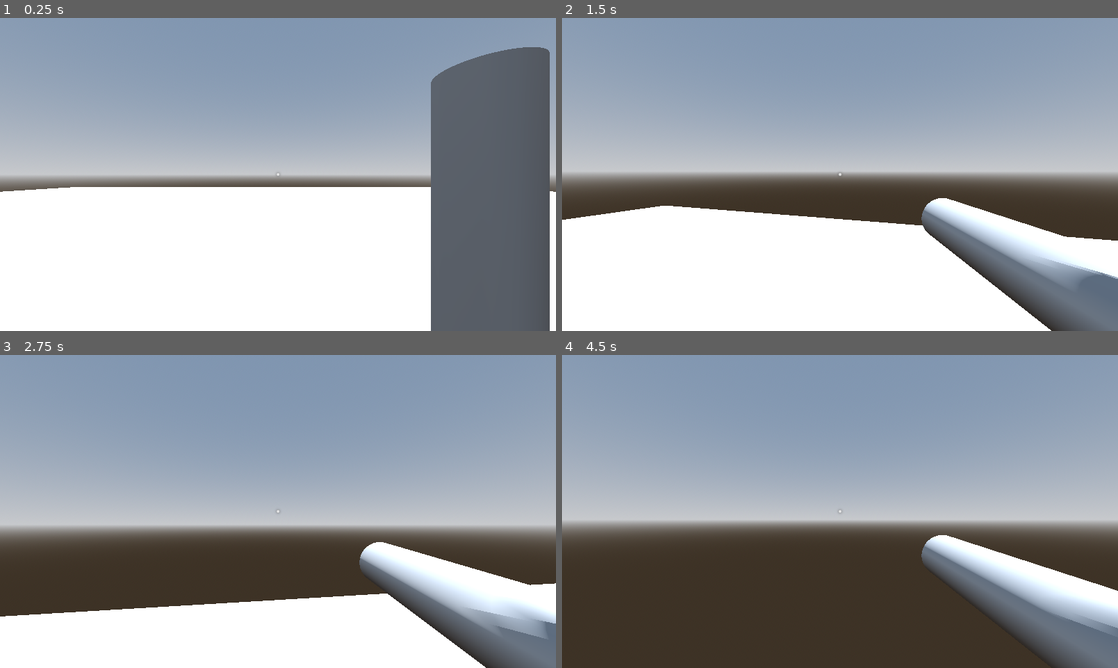
Above: before the commit, frames 1-4 (two rows, left to right).
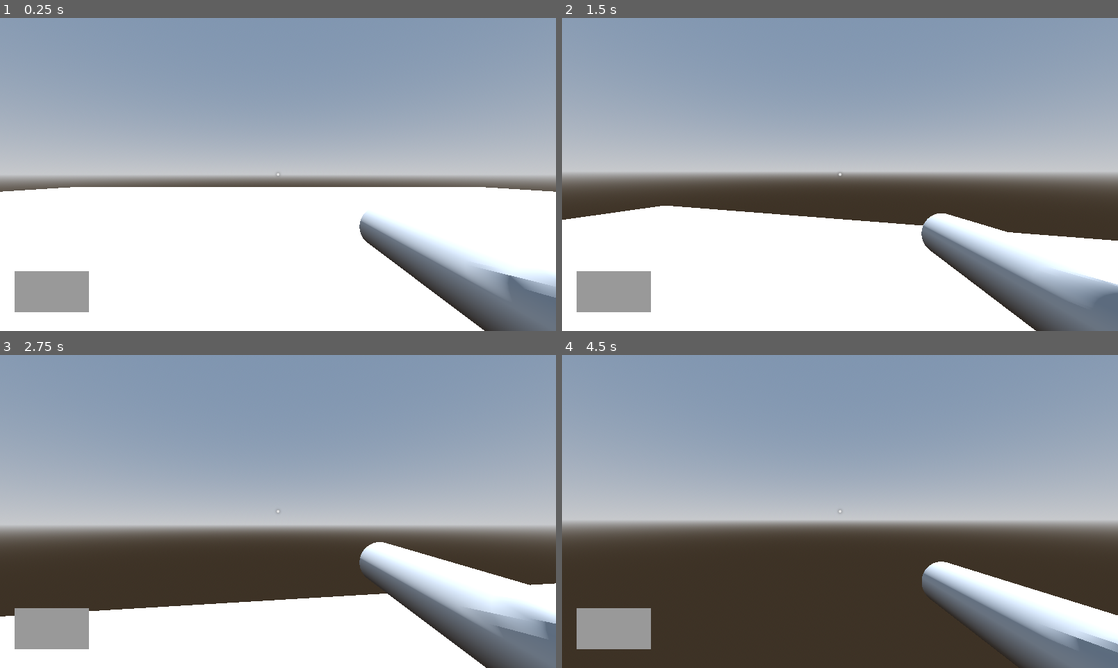
Above: after the commit, the same moments.

Repository: piksalchaos/spadooshka
Game: Godot game, scene res://scenes/test_world.tscn
The game is run twice, just before and just after one commit, with the same random seed, the same clock (stepped at 60 frames per second) and the same inputs.
Inputs (mouse positions are in pixels of both pictures, inside the frame that each line leads up to):
- Up to frame 1 (0.25 s): no input
- Up to frame 2 (1.5 s): move the mouse to (867, 174) at 0.52 s; press the mouse at (867, 174) at 0.53 s; hold W (forward) from 0.53 s (still down); tap Space (jump) at 0.77 s; move the mouse to (812, 174) at 1.27 s; release the mouse at (812, 174) at 1.28 s; click (812, 174) at 1.35 s
- Up to frame 3 (2.75 s): keep holding W (forward); tap Space (jump) at 1.52 s; move the mouse to (289, 505) at 2.02 s; press the mouse at (289, 505) at 2.03 s
- Up to frame 4 (4.5 s): keep holding W (forward); move the mouse to (834, 517) at 2.77 s; release the mouse at (834, 517) at 2.78 s; click (834, 517) at 2.85 s; tap Space (jump) at 3.02, 3.77 s; move the mouse to (878, 514) at 3.52 s; press the mouse at (878, 514) at 3.53 s; move the mouse to (795, 508) at 4.27 s; release the mouse at (795, 508) at 4.28 s; click (795, 508) at 4.35 s

The runs differ from the first frame. In frame 1, 21% of the frame differs, in the area x 2-100%, y 9-100%; in frame 2, 8.2%; in frame 3, 1.8%; in frame 4, 11%.

Commit message:
fuck this

Diff:
--- a/scenes/gun.tscn
+++ b/scenes/gun.tscn
@@ -201,6 +201,15 @@
 "values": [Vector3(0.5, -0.25, -0.5), Vector3(0.410477, -0.138934, -0.5), Vector3(0.5, -0.25, -0.5), Vector3(0.536469, -0.138934, -0.5)]
 }
 
+[sub_resource type="Animation" id="Animation_aepgj"]
+tracks/0/type = "rotation_3d"
+tracks/0/imported = false
+tracks/0/enabled = true
+tracks/0/path = NodePath(".")
+tracks/0/interp = 2
+tracks/0/loop_wrap = true
+tracks/0/keys = PackedFloat32Array(0.0333333, 1, 0.707107, 0, 0, 0.707107, 0.5, 1, 0, 0, 0, 1, 1, 1, 0.707, 0, 0, 0.707)
+
 [sub_resource type="Animation" id="Animation_n2vav"]
 resource_name = "shoot"
 length = 0.4
@@ -229,15 +238,6 @@
 "update": 0,
 "values": [Vector3(1.75519, 0, 0), Vector3(1.5708, 0, 0)]
 }
-
-[sub_resource type="Animation" id="Animation_aepgj"]
-tracks/0/type = "rotation_3d"
-tracks/0/imported = false
-tracks/0/enabled = true
-tracks/0/path = NodePath(".")
-tracks/0/interp = 2
-tracks/0/loop_wrap = true
-tracks/0/keys = PackedFloat32Array(0.0333333, 1, 0.707107, 0, 0, 0.707107, 0.5, 1, 0, 0, 0, 1, 1, 1, 0.707, 0, 0, 0.707)
 
 [sub_resource type="AnimationLibrary" id="AnimationLibrary_4mlsv"]
 _data = {
--- a/scenes/player.tscn
+++ b/scenes/player.tscn
@@ -126,7 +126,6 @@
 }
 
 [node name="Player" type="CharacterBody3D"]
-transform = Transform3D(1, 0, 0, 0, 1, 0, 0, 0, 1, 0.5, -0.25, -0.5)
 script = ExtResource("1_x756l")
 
 [node name="MeshInstance3D" type="MeshInstance3D" parent="."]
@@ -140,7 +139,8 @@
 [node name="Camera" type="Camera3D" parent="."]
 transform = Transform3D(1, 0, 0, 0, 1, 0, 0, 0, 1, 0, 1.42768, 0)
 
-[node name="Gun_scene" parent="Camera" instance=ExtResource("2_mg0qd")]
+[node name="Gun" parent="Camera" instance=ExtResource("2_mg0qd")]
+transform = Transform3D(1, 0, 0, 0, -3.61999e-06, -1, 0, 1, -3.61999e-06, 0.5, -0.25, -0.5)
 
 [node name="AnimationPlayer" type="AnimationPlayer" parent="."]
 libraries = {
--- a/scenes/test_world.tscn
+++ b/scenes/test_world.tscn
@@ -1,9 +1,10 @@
-[gd_scene load_steps=8 format=3 uid="uid://c3y6d2imfjfk1"]
+[gd_scene load_steps=11 format=3 uid="uid://c3y6d2imfjfk1"]
 
 [ext_resource type="Script" path="res://scenes/test_world.gd" id="1_4bed4"]
 [ext_resource type="PackedScene" uid="uid://q7llm5mr03ct" path="res://scenes/test_environment.tscn" id="1_ok3hk"]
 [ext_resource type="PackedScene" uid="uid://cyxjceb2t4xis" path="res://scenes/player.tscn" id="2_ld57g"]
 [ext_resource type="Texture2D" uid="uid://cfstfe3pcfcnr" path="res://addons/kenney_particle_pack/circle_05.png" id="4_230fl"]
+[ext_resource type="PackedScene" uid="uid://by0mye1dj10gn" path="res://scenes/loot_box.tscn" id="5_qq4x6"]
 
 [sub_resource type="ProceduralSkyMaterial" id="ProceduralSkyMaterial_cbq6g"]
 sky_horizon_color = Color(0.64625, 0.65575, 0.67075, 1)
@@ -16,6 +17,15 @@
 background_mode = 2
 sky = SubResource("Sky_c8opc")
 tonemap_mode = 2
+
+[sub_resource type="StyleBoxFlat" id="StyleBoxFlat_kco21"]
+expand_margin_left = 10.0
+expand_margin_top = 10.0
+expand_margin_right = 10.0
+expand_margin_bottom = 10.0
+
+[sub_resource type="Theme" id="Theme_7lfqm"]
+Label/styles/normal = SubResource("StyleBoxFlat_kco21")
 
 [node name="Test World" type="Node"]
 script = ExtResource("1_4bed4")
@@ -54,3 +64,17 @@
 pivot_offset = Vector2(640, 360)
 texture = ExtResource("4_230fl")
 stretch_mode = 5
+
+[node name="ItemListLabel" type="Label" parent="CanvasLayer/HUD"]
+layout_mode = 0
+offset_left = 43.0
+offset_top = 592.0
+offset_right = 195.0
+offset_bottom = 667.0
+theme = SubResource("Theme_7lfqm")
+
+[node name="LootBox" parent="." instance=ExtResource("5_qq4x6")]
+transform = Transform3D(1, 0, 0, 0, 1, 0, 0, 0, 1, 8.3378, 0.5, -2.49323)
+
+[node name="LootBox2" parent="." instance=ExtResource("5_qq4x6")]
+transform = Transform3D(1, 0, 0, 0, 1, 0, 0, 0, 1, 8.3378, 0.5, 4.04229)
Not shown: 1 places in scenes/gun.tscn that only renumber resources
Not shown: 1 places in scenes/player.tscn that only renumber resources
